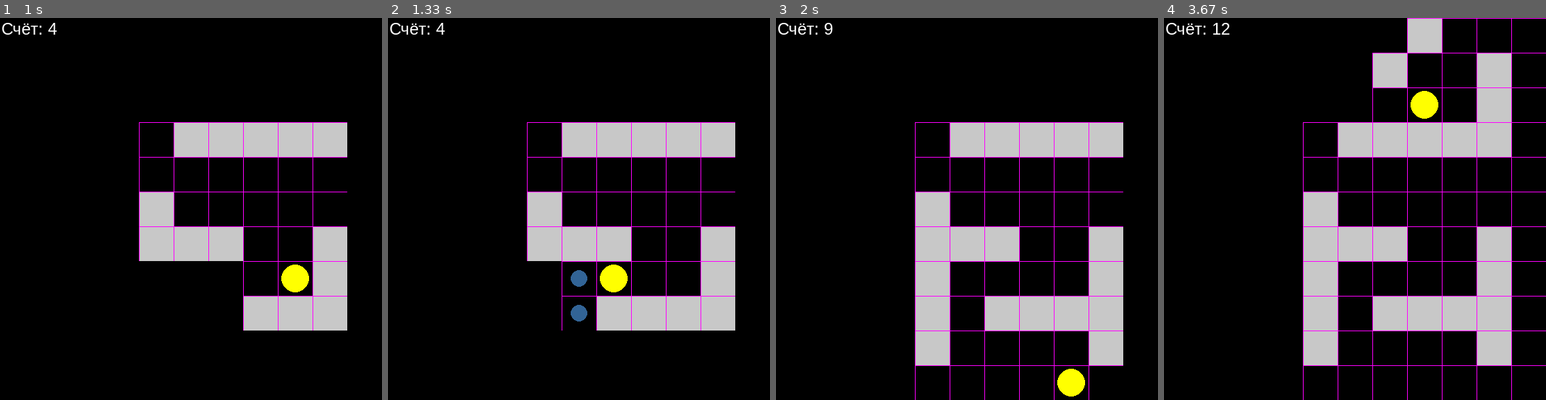
Above: before the commit, frames 1-4 (left to right).
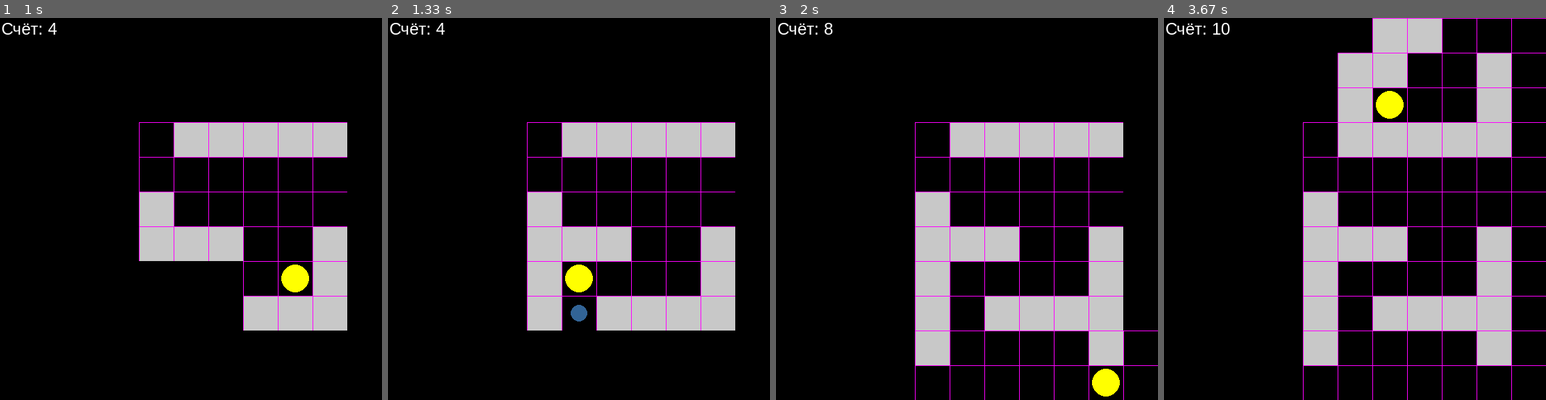
Above: after the commit, the same moments.

Repository: ryabinin13/pacman
Game: pygame game, started from pacman.py
The game is run twice, just before and just after one commit, with the same random seed, the same clock (stepped at 60 frames per second) and the same inputs.
Inputs:
- Up to frame 1 (1 s): tap Space at 0.33 s
- Up to frame 2 (1.33 s): no input
- Up to frame 3 (2 s): no input
- Up to frame 4 (3.67 s): no input

Frame 1 is identical in both runs. In frame 2, 2.5% of the frame differs, in the area x 36-63%, y 63-82%; in frame 3, 0.9%; in frame 4, 3.3%, in the area x 15-72%, y 0-28%.

Commit message:
улучшил алгоритм

Diff:
--- a/pacman.py
+++ b/pacman.py
@@ -51,6 +51,7 @@
         self.x = x
         self.y = y
         self.parent = parent
+
 #считываю из файла координаты стен
 def read_list_from_line(filename, line_number, separator=' '):
     result = []
@@ -73,7 +74,7 @@
 SIZE_ONE_CELL = 50
 SIZE = COUNT_OF_CELL * SIZE_ONE_CELL
 COUNT_OF_WALL =8
-COUNT_OF_AWARDS = 15
+COUNT_OF_AWARDS = 12
 
 pacman = Pacman(SIZE/2 - SIZE_ONE_CELL/2, SIZE/2 - SIZE_ONE_CELL/2)
 
@@ -170,33 +171,22 @@
             if n[0] < 0 or n[0] >= SIZE or n[1] < 0 or n[1] >= SIZE:
                 continue
             if walls.count([n[0], n[1]]) > 0:
-                neighbor = Node(n[0], n[1])
+                neighbor = Node(n[0], n[1], current)
                 if is_fog(neighbor):
-
                     neighbors.append(neighbor)
-                continue
-            neighbor = Node(n[0], n[1])
-            neighbors.append(neighbor)
-    move = []
-    neighbors = [start]
-    finish = None
-    while True:
-        current = neighbors.pop(0)
-        if (current.x == pacman.x) and (current.y == pacman.y):
-            finish = current.parent
-            break
-        for n in [[current.x + SIZE_ONE_CELL, current.y], [current.x - SIZE_ONE_CELL, current.y],
-                  [current.x, current.y + SIZE_ONE_CELL], [current.x, current.y - SIZE_ONE_CELL]]:
-            if n[0] < 0 or n[0] >= SIZE or n[1] < 0 or n[1] >= SIZE:
-                continue
-            if walls.count([n[0], n[1]]) > 0:
                 continue
             neighbor = Node(n[0], n[1], current)
             neighbors.append(neighbor)
-    if finish is not None:
+    move = []
+    finish = []
+    if start is not None:
         while current.parent is not None:
-            move_x = int((current.parent.x - current.x) / SIZE_ONE_CELL)
-            move_y = int((current.parent.y - current.y) / SIZE_ONE_CELL)
+            finish.append(current)
+            current = current.parent
+        i = finish.__len__() - 1
+        while i > 0:
+            move_x = int((finish[i].x - currentXY.x) / SIZE_ONE_CELL)
+            move_y = int((finish[i].y - currentXY.y) / SIZE_ONE_CELL)
             if move_x < 0:
                 move.append('l')
             if move_x > 0:
@@ -205,8 +195,9 @@
                 move.append('u')
             if move_y > 0:
                 move.append('d')
-            current = current.parent
-        move.append([finish.x, finish.y, 1])
+            currentXY = finish[i]
+            i = i -1
+        move.append([start.x, start.y, 1])
     return move
 def check_awards():
     three = []
@@ -310,9 +301,14 @@
                 create_map()
                 visibility()
             elif event.key == pygame.K_SPACE:
-                for i in range(50):
+                MAX_ITER = 200
+                i = 0
+                while True:
                     move = alghoritm_move()
                     for m in move:
+                        if i == MAX_ITER:
+                            time.sleep(1)
+                            exit()
                         directions = {'r' : "right", 'l' :"left", 'u':"up", 'd':"down"}
                         pacman.direction = directions[m]
                         pacman.move()
@@ -322,6 +318,7 @@
                         pacman.draw()
                         pygame.display.flip()
                         pygame.time.delay(100)
+                        i = i + 1
     pygame.draw.rect(sc, (0, 0, 0), (2, 2, 90, 25))
     score_count()
     pacman.draw()
